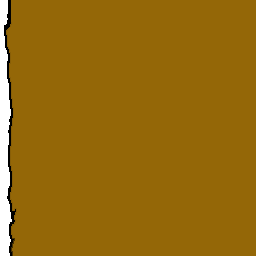
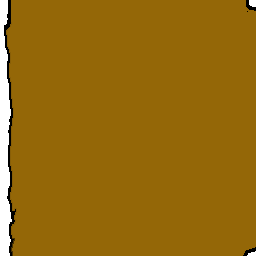
Two versions of the same layered image (256 × 256). Layer-by-layer changes:
moved "N3XL" above "NLR", painted on it over [243, 0, 256, 256]
